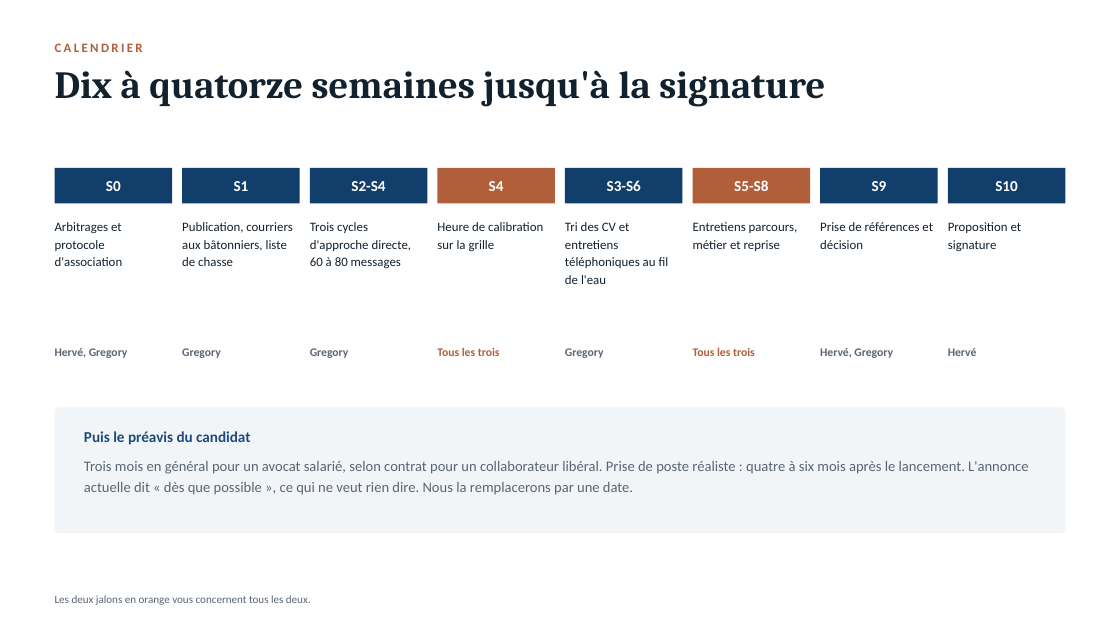
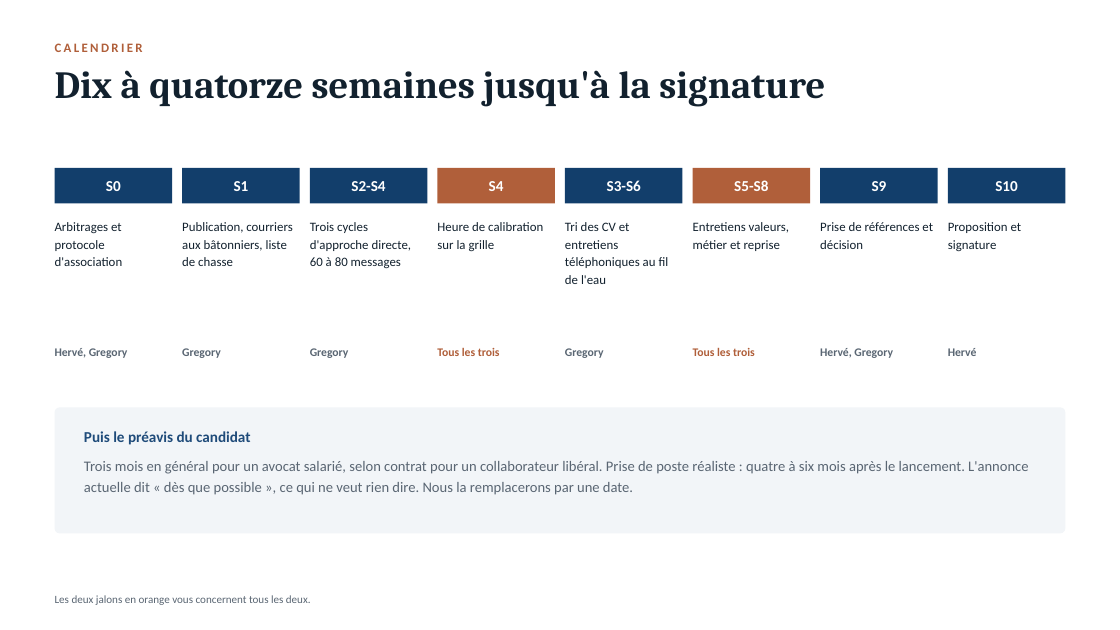
Before and after one commit to levygr/Recrutement, a slide deck: slide 16 of Plan-de-recrutement-presentation.pptx. Drawn at 1120x630 pixels with LibreOffice and Linux fonts; fonts in the diff are those of the drawing. Boxes give left, top, right and bottom in pixels: in the first picture for what was removed or moved away, otherwise in the second. Text is boxed around its words. In the diff, an @@ line names an element or a change of style, - is before the commit and + after.

```diff
--- a/Plan-de-recrutement-presentation.pptx
+++ b/Plan-de-recrutement-presentation.pptx
@@ text at [693,222,789,251]: text changed @@
-Entretiens parcours, métier et reprise
+Entretiens valeurs, métier et reprise
```
Also in this commit, not shown: 1 other slide changed, 7 other files.
